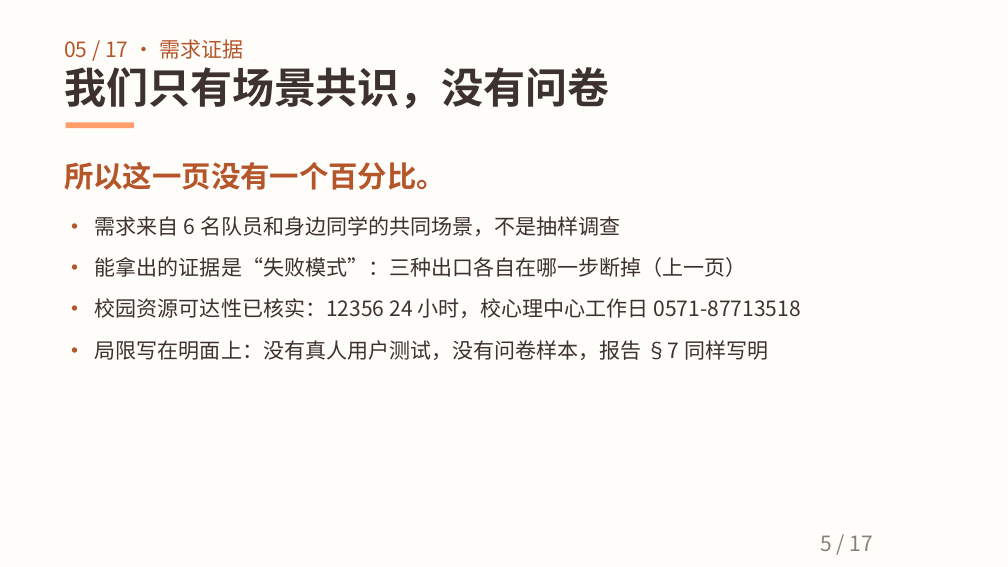
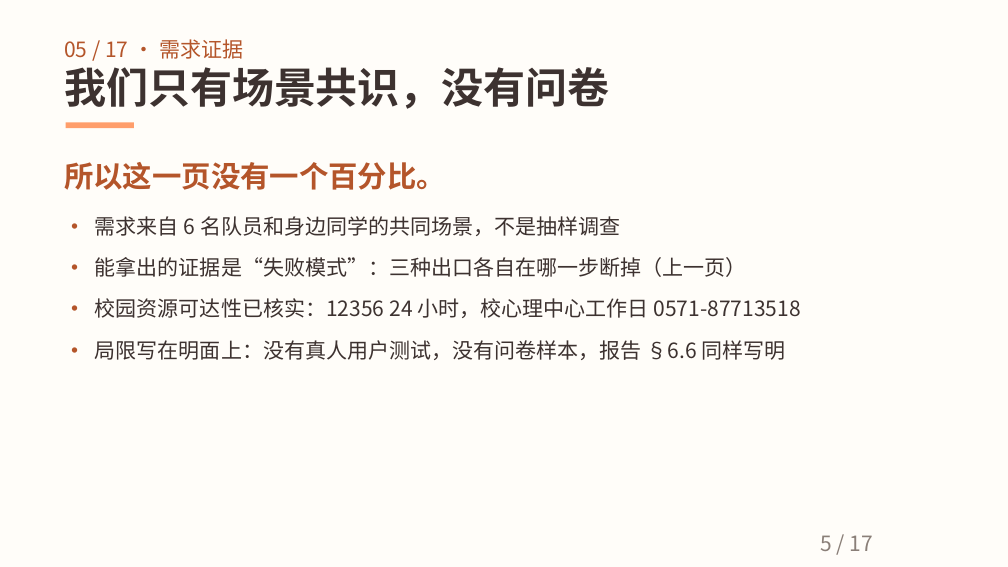
Before and after one commit to nanxiangzizui/xinyu, a slide deck: slide 5 of docs/02_项目方案.pptx. Drawn at 1008x567 pixels with LibreOffice and Linux fonts; fonts in the diff are those of the drawing. Boxes give left, top, right and bottom in pixels: in the first picture for what was removed or moved away, otherwise in the second. Text is boxed around its words. In the diff, an @@ line names an element or a change of style, - is before the commit and + after.

```diff
--- a/docs/02_项目方案.pptx
+++ b/docs/02_项目方案.pptx
@@ text at [95, 340, 786, 360]: text changed @@
-· 局限写在明面上：没有真人用户测试，没有问卷样本，报告 §7 同样写明
+· 局限写在明面上：没有真人用户测试，没有问卷样本，报告 §6.6 同样写明
```
Also in this commit, not shown: 9 other slides changed, 2 slides added, 2 slides removed, 51 other files.
